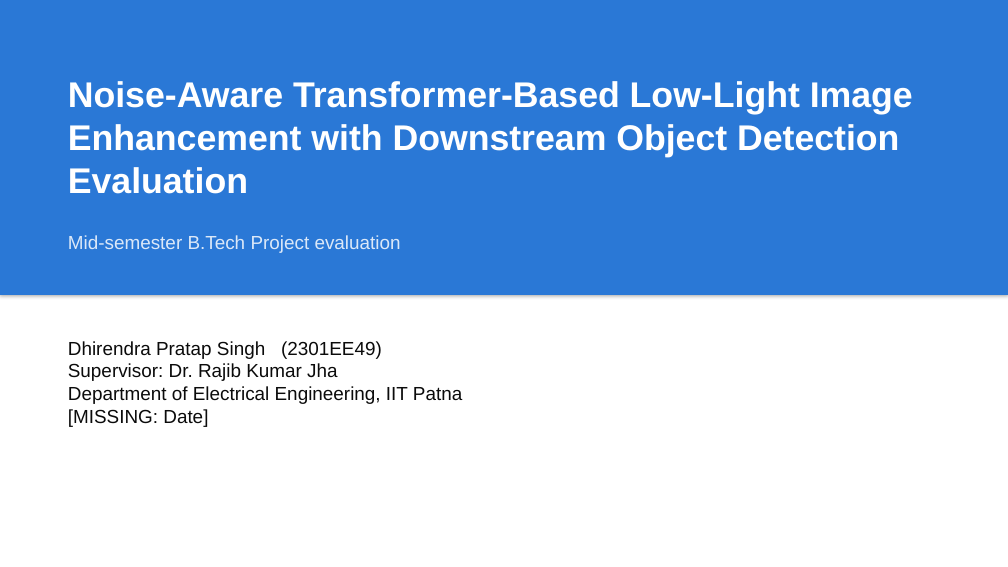
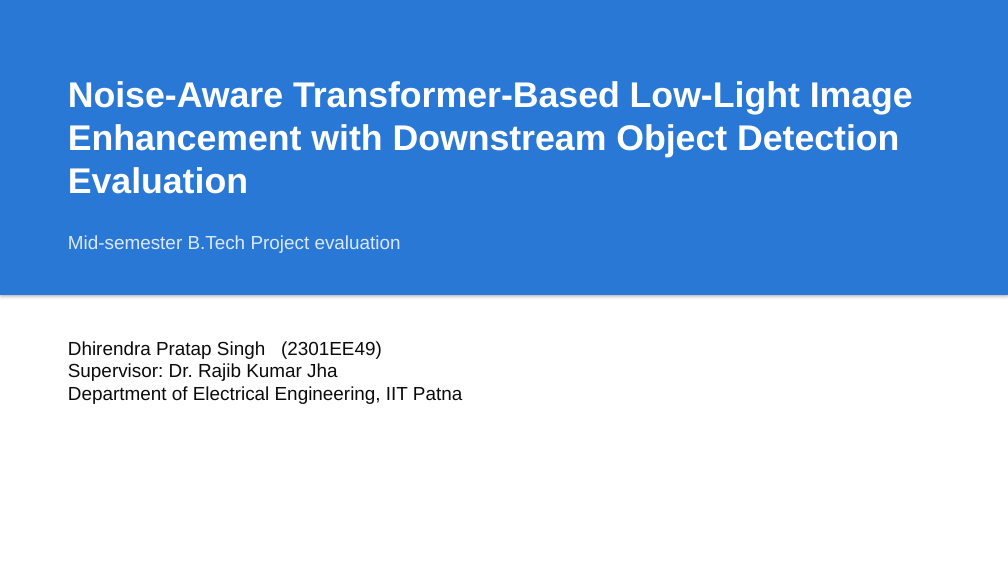
Before and after one commit to Crazycraftie/low-light-enhancement-btp, a slide deck: slide 1 of presentation/midsem.pptx. Drawn at 1008x567 pixels with LibreOffice and Linux fonts; fonts in the diff are those of the drawing. Boxes give left, top, right and bottom in pixels: in the first picture for what was removed or moved away, otherwise in the second. Text is boxed around its words. In the diff, an @@ line names an element or a change of style, - is before the commit and + after.

```diff
--- a/presentation/midsem.pptx
+++ b/presentation/midsem.pptx
@@ text at (x1=68, y1=409, x2=208, y2=427): paragraph removed @@
-[MISSING: Date]
```
Also in this commit, not shown: 5 other files.
